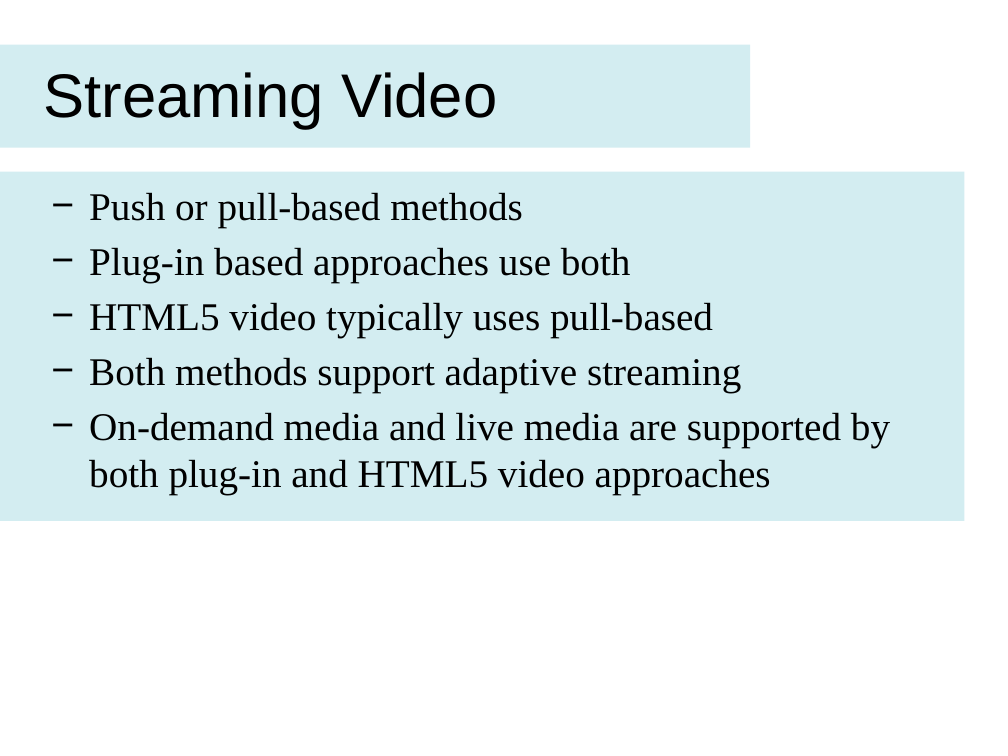
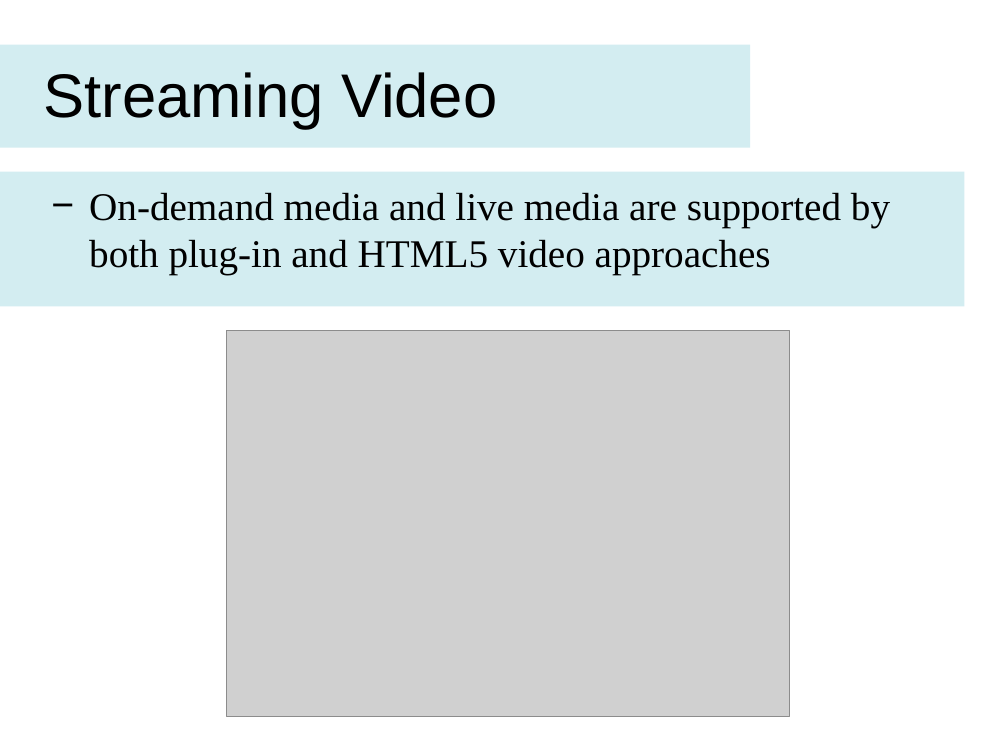
Before and after one commit to dhulme/irp, a slide deck: slide 3 of presentation/slides.pptx. Drawn at 1008x756 pixels with LibreOffice and Linux fonts; fonts in the diff are those of the drawing; grey boxes stand for pictures. Boxes give left, top, right and bottom in pixels: in the first picture for what was removed or moved away, otherwise in the second. Text is boxed around its words. In the diff, an @@ line names an element or a change of style, - is before the commit and + after.

```diff
--- a/presentation/slides.pptx
+++ b/presentation/slides.pptx
@@ rectangle: place and size @@
-rectangle at <box>0,171,965,520</box>
+rectangle at <box>0,171,965,306</box>
@@ text at <box>89,192,741,392</box>: paragraphs removed @@
-− Push or pull-based methods
-− Plug-in based approaches use both
-− HTML5 video typically uses pull-based
-− Both methods support adaptive streaming
@@ picture added at <box>226,331,789,717</box> @@
```
Also in this commit, not shown: 1 other slide changed.
